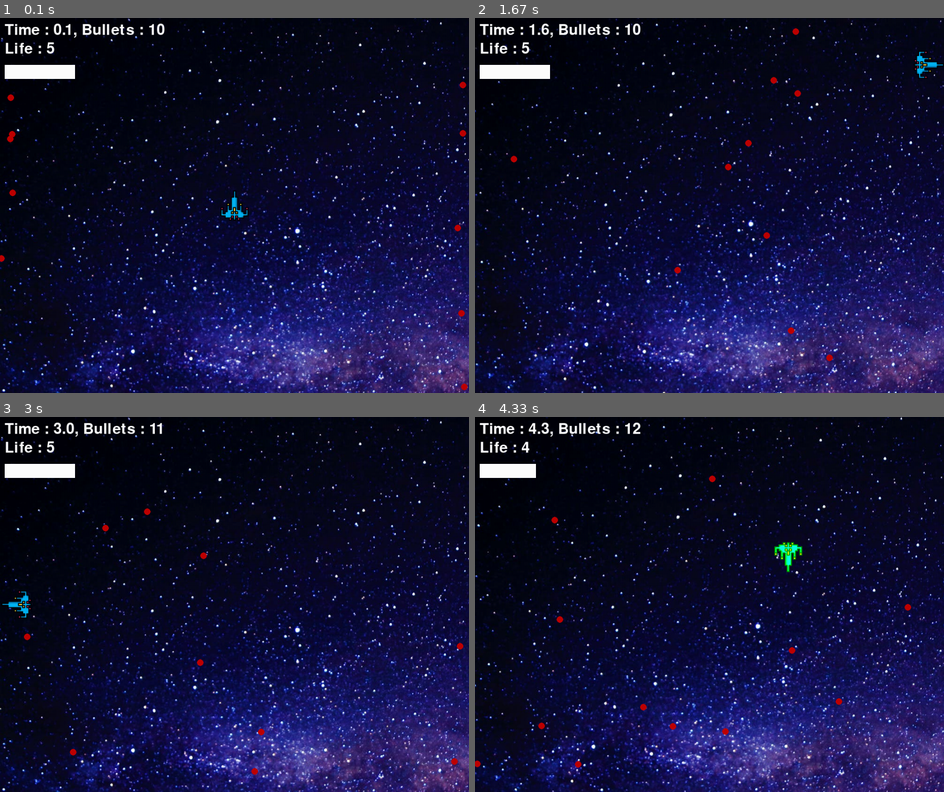
Above: before the commit, frames 1-4 (two rows, left to right).
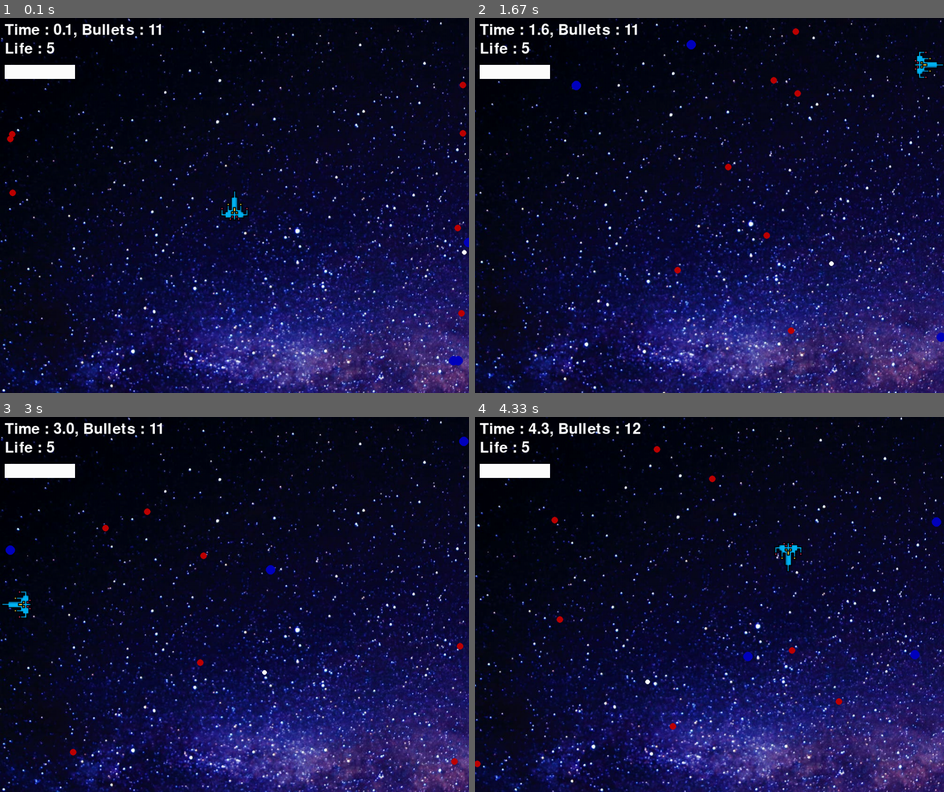
Above: after the commit, the same moments.

Repository: snacktime81/SAST
Game: pygame game, started from pygame_practice/main.py
Same seed, same stepped clock (60 frames per second), same inputs: the game is played once before the commit and once after it.
Inputs:
- Up to frame 1 (0.1 s): no input
- Up to frame 2 (1.67 s): hold Right 0.33-0.8 s; hold Up 0.83-1.13 s; hold Right 1.17-1.63 s
- Up to frame 3 (3 s): hold Left 1.67-2.2 s; hold Down 2.23-2.53 s; hold Left 2.57-2.97 s
- Up to frame 4 (4.33 s): hold Up 3-3.37 s; hold Right 3.4-4.03 s; hold Down from 4.07 s (still down)

The runs differ from the first frame. In frame 1, 0.2% of the frame differs, in the area x 0-100%, y 1-100%; in frame 2, 0.2%; in frame 3, 0.2%; in frame 4, 0.7%, in the area x 9-100%, y 6-94%.

Commit message:
Add blue bullet and white bullet

Diff:
--- a/pygame_practice/bullet.py
+++ b/pygame_practice/bullet.py
@@ -12,3 +12,15 @@
     self.pos[0] = (self.pos[0] + dt * self.to[0]) % width
     self.pos[1] = (self.pos[1] + dt * self.to[1]) % height
     pygame.draw.circle(screen, self.color, self.pos, self.radius)
+
+  def update_and_draw_blue(self, dt, screen): # 파란색 총알을 그리는 함수
+    width, height = screen.get_size()
+    self.pos[0] = (self.pos[0] + dt * self.to[0]) % width
+    self.pos[1] = (self.pos[1] + dt * self.to[1]) % height
+    pygame.draw.circle(screen, (0, 0, 190), self.pos, 10) # 색은 파란색, 반지름은 10이다
+
+  def update_and_draw_white(self, dt, screen): # 흰색 총알을 그리는 함수
+    width, height = screen.get_size()
+    self.pos[0] = (self.pos[0] + dt * self.to[0]) % width
+    self.pos[1] = (self.pos[1] + dt * self.to[1]) % height
+    pygame.draw.circle(screen, (255, 255, 255), self.pos, 5) # 색은 흰색, 반지름은 5이다
--- a/pygame_practice/main.py
+++ b/pygame_practice/main.py
@@ -4,7 +4,6 @@
 from bullet import Bullet
 import math
 import time
-from matplotlib import pyplot
 
 def collision(obj1, obj2):
   dist = ((obj1.pos[0] - obj2.pos[0]) ** 2 + (obj1.pos[1] - obj2.pos[1]) ** 2)
@@ -35,11 +34,21 @@
 
 player = Player(WIDTH, HEIGHT)
 
-bullets = []
-for _ in range(10):
-  bullets.append(Bullet(0, HEIGHT * rnd.random(), rnd.random() - 0.5, rnd.random() - 0.5))
+bullets_red = []
+for _ in range(7):
+  bullets_red.append(Bullet(0, HEIGHT * rnd.random(), rnd.random() - 0.5, rnd.random() - 0.5))
+
+bullets_blue = []
+for _ in range(3):
+  bullets_blue.append(Bullet(0, HEIGHT * rnd.random(), rnd.random() - 0.5, rnd.random() - 0.5))
+
+bullets_white = []
+for _ in range(1):
+  bullets_white.append(Bullet(0, HEIGHT * rnd.random(), rnd.random() - 0.5, rnd.random() - 0.5))
 
 time_for_adding_bullets = 0
+time_for_adding_bullets_blue = 0
+time_for_adding_bullets_white = 0
 play_time = 0
 
 clock.tick(FPS)
@@ -55,6 +64,7 @@
 k = -3 # 무적시간을 3초로 설정해주기 위해 -3으로 설정함
 invin = False # 플레이어의 현재 상태가 무적인지 아닌지를 판단하기 위해서 만듬 True면 무적상태이고 False면 무적상태가 아니다
 life_bar = 150 # 목숨을 나타내는 막대기의 길이 값
+bullet_add_cnt = 0
 x = 0
 running = True
 gameover = False
@@ -66,9 +76,17 @@
   if gameover == False:
     play_time += dt
     time_for_adding_bullets += dt
-    if time_for_adding_bullets >= 2000:
-      bullets.append(Bullet(0, HEIGHT * rnd.random(), rnd.random() - 0.5, rnd.random() - 0.5))
-      time_for_adding_bullets -= 2000
+    time_for_adding_bullets_blue += dt
+    time_for_adding_bullets_white += dt
+    if time_for_adding_bullets >= 3000:
+      bullets_red.append(Bullet(0, HEIGHT * rnd.random(), rnd.random() - 0.5, rnd.random() - 0.5))
+      time_for_adding_bullets -= 3000
+    if time_for_adding_bullets_blue >= 6000:
+      bullets_blue.append(Bullet(0, HEIGHT * rnd.random(), rnd.random() - 0.5, rnd.random() - 0.5))
+      time_for_adding_bullets_blue -= 6000
+    if time_for_adding_bullets_white >= 10000:
+      bullets_white.append(Bullet(0, HEIGHT * rnd.random(), rnd.random() - 0.5, rnd.random() - 0.5))
+      time_for_adding_bullets_white -= 10000
 
 
   for event in pygame.event.get():
@@ -108,17 +126,16 @@
   player.update(dt,screen)
   player.draw(screen, invin) # invin을 넣어서 플레이어의 무적 상태를 확인해 준다.
 
-  for b in bullets:
+  for b in bullets_red:
     b.update_and_draw(dt, screen)
-
-  txt = f"Time : {play_time/1000:.1f}, Bullets : {len(bullets)}"
+  for b2 in bullets_blue:
+    b2.update_and_draw_blue(dt, screen)
+  for b3 in bullets_white:
+    b3.update_and_draw_white(dt, screen)
+  txt = f"Time : {play_time/1000:.1f}, Bullets : {len(bullets_red)+len(bullets_blue)+len(bullets_white)}"
   draw_text(txt, 32, (10, 10), (255,255,255))
   draw_text(f"Life : {str(life)}", 32, (10, 50), (255, 255, 255))
   pygame.draw.rect(screen, (255, 255, 255), [10, 100, life_bar, 30])
-  #pygame.draw.rect(screen, (255, 255, 255), [40, 100, 30, 30])
-  #pygame.draw.rect(screen, (255, 255, 255), [70, 100, 30, 30])
-  #pygame.draw.rect(screen, (255, 255, 255), [100, 100, 30, 30])
-  #pygame.draw.rect(screen, (255, 255, 255), [130, 100, 30, 30])
 
   if gameover:
     txt = "Game Over"
@@ -128,7 +145,7 @@
 
   if play_time//1000 >= k + 3: #충돌시 시간에서 3초가 흐른후에 충돌여부를 확인 할 수 있게 만듬
     invin = False
-    for b in bullets:
+    for b in bullets_red:
       if collision(player, b):
         collision_sound.play() # 충돌시 효과음을 불러옴
         screen.blit(explosion, player.calibpos()) #충돌시 플레이어의 위치에 터지는 그림효과가 나타난다.
@@ -136,7 +153,23 @@
         life -= 1 # 충돌시 생명을 1개 감소함
         life_bar -= 30
         k = play_time//1000 # 충돌시 시간을 측정함
-        if life == 0:
+    for b2 in bullets_blue: # 파란색 총알과 충돌하는 경우
+      if collision(player, b2):
+        collision_sound.play()
+        screen.blit(explosion, player.calibpos())
+        pygame.display.update()
+        life -= 2 # 충돌시 생명을 2개 감소함
+        life_bar -= 60
+        k = play_time//1000
+    for b3 in bullets_white: # 흰색 총알과 충돌하는 경우
+      if collision(player, b3):
+        collision_sound.play()
+        screen.blit(explosion, player.calibpos())
+        pygame.display.update()
+        life -= 3 # 충돌시 생명을 3개 감소함
+        life_bar -= 90
+        k = play_time//1000
+      if life == 0:
           gameover = True
   else:
     invin = True
